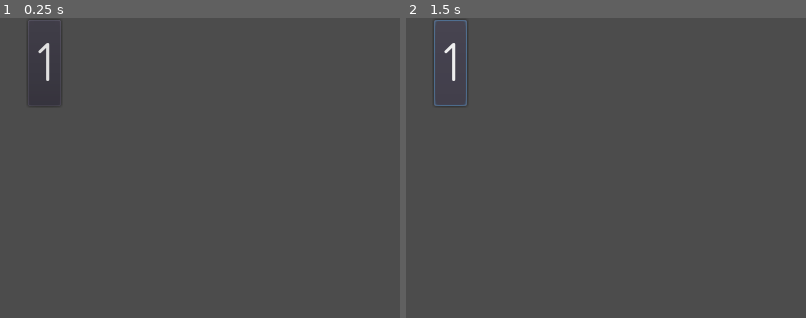
Above: before the commit, frames 1-2 (left to right).
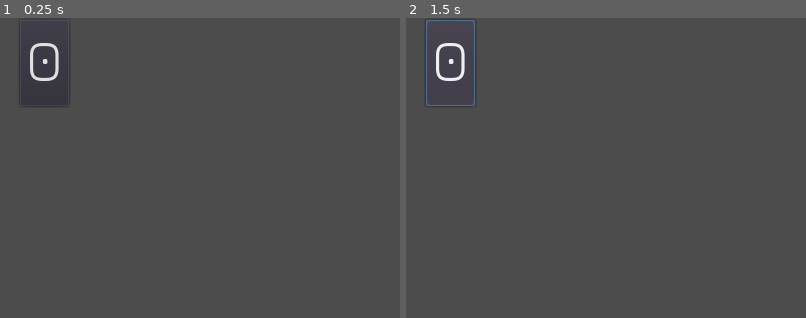
Above: after the commit, the same moments.

Repository: paulmasri/godot-experiments
Game: Godot game, scene res://LevelSelectButton.tscn
Same seed, same stepped clock (60 frames per second), same inputs: the game is played once before the commit and once after it. This scene is started directly instead of the project's main scene.
Inputs:
- Up to frame 1 (0.25 s): no input
- Up to frame 2 (1.5 s): click "1" (after the commit: "0") at 0.5 s; click "1" (after the commit: "0") at 1.25 s
The pictures show only the part of the screen within x 0-50%, y 0-50%; the shares and areas given below are measured in that part.

The runs differ from the first frame. In frame 1, 0.4% of the frame differs, in the area x 6-17%, y 0-29%; in frame 2, 0.8%, in the area x 5-18%, y 0-30%.

Commit message:
LevelSelectButton: + script

Diff:
--- /dev/null
+++ b/switch-between-levels-and-hub/LevelSelectButton.gd
@@ -0,0 +1,15 @@
+extends ReferenceRect
+
+export (int) var level
+export (String) var level_scene
+
+func _ready():
+	setup()
+
+
+func setup():
+	$CenterContainer/Button.text = String(level)
+
+
+func _on_Button_pressed():
+	get_tree().change_scene(level_scene)
--- a/switch-between-levels-and-hub/LevelSelectButton.tscn
+++ b/switch-between-levels-and-hub/LevelSelectButton.tscn
@@ -1,10 +1,12 @@
-[gd_scene load_steps=2 format=2]
+[gd_scene load_steps=3 format=2]
 
-[ext_resource path="res://fonts/Jura.tres" type="DynamicFont" id=1]
+[ext_resource path="res://LevelSelectButton.gd" type="Script" id=1]
+[ext_resource path="res://fonts/Jura.tres" type="DynamicFont" id=2]
 
 [node name="LevelSelectButton" type="ReferenceRect"]
 margin_right = 90.0
 margin_bottom = 90.0
+script = ExtResource( 1 )
 
 [node name="CenterContainer" type="CenterContainer" parent="."]
 anchor_right = 1.0
@@ -13,5 +15,6 @@
 [node name="Button" type="Button" parent="CenterContainer"]
 margin_right = 90.0
 margin_bottom = 90.0
-custom_fonts/font = ExtResource( 1 )
+custom_fonts/font = ExtResource( 2 )
 text = "1"
+[connection signal="pressed" from="CenterContainer/Button" to="." method="_on_Button_pressed"]
